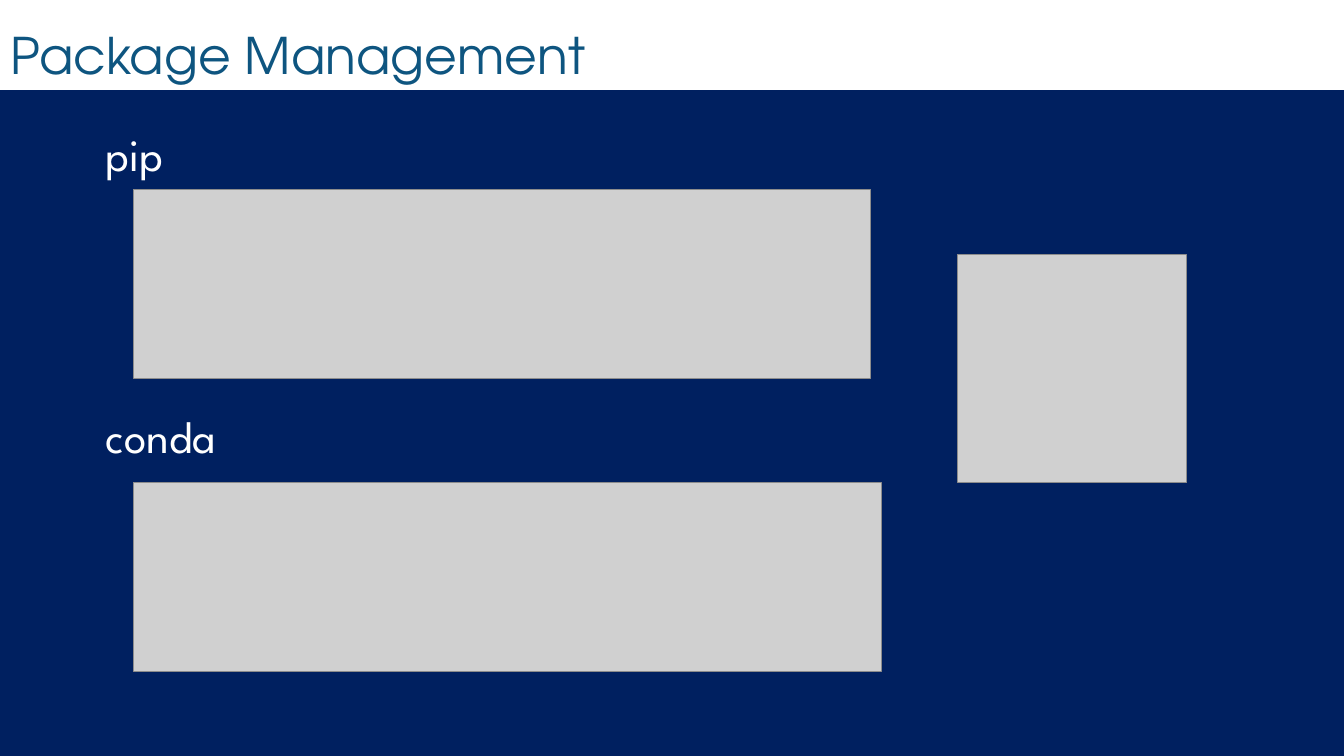
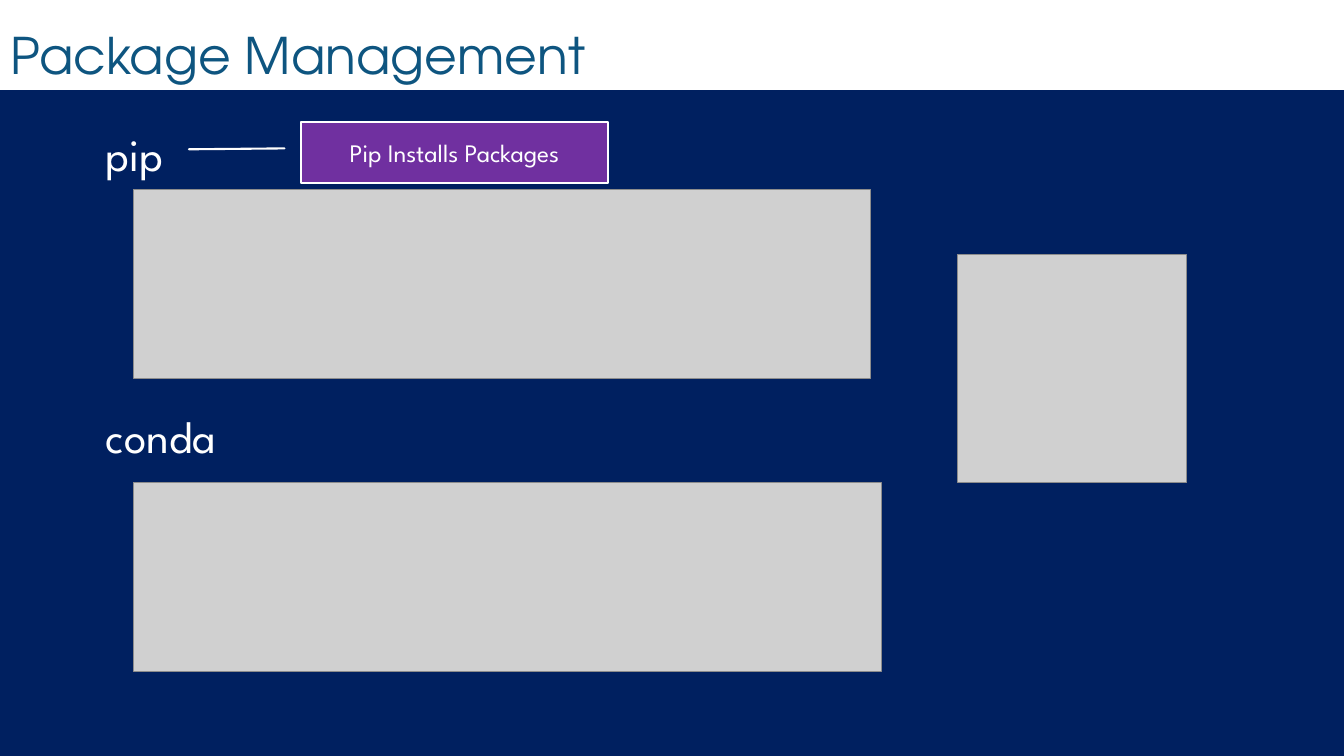
Before and after one commit to bcafferky/shared, a slide deck: slide 7 of PythonAnaconda/SetUp.pptx. Drawn at 1344x756 pixels with LibreOffice and Linux fonts; fonts in the diff are those of the drawing; grey boxes stand for pictures; background and template pictures are left out. Boxes give left, top, right and bottom in pixels: in the first picture for what was removed or moved away, otherwise in the second. Text is boxed around its words. In the diff, an @@ line names an element or a change of style, - is before the commit and + after.

```diff
--- a/PythonAnaconda/SetUp.pptx
+++ b/PythonAnaconda/SetUp.pptx
@@ border callout added at bbox=[301, 122, 608, 184], fill #7030A0, outline #FFFFFF 1.5 pt, 18 pt, text #FFFFFF @@
+Pip Installs Packages
```
Also in this commit, not shown: 2 other slides changed, 2 slides added, 1 other file.
